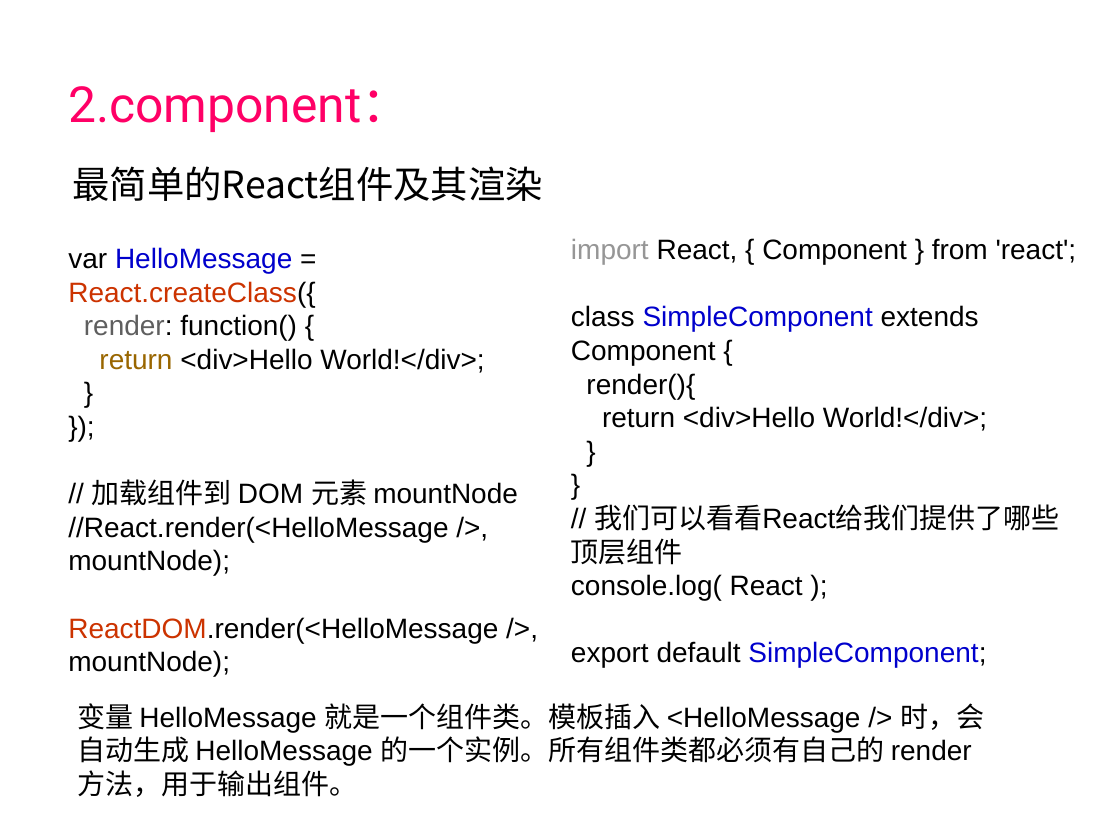
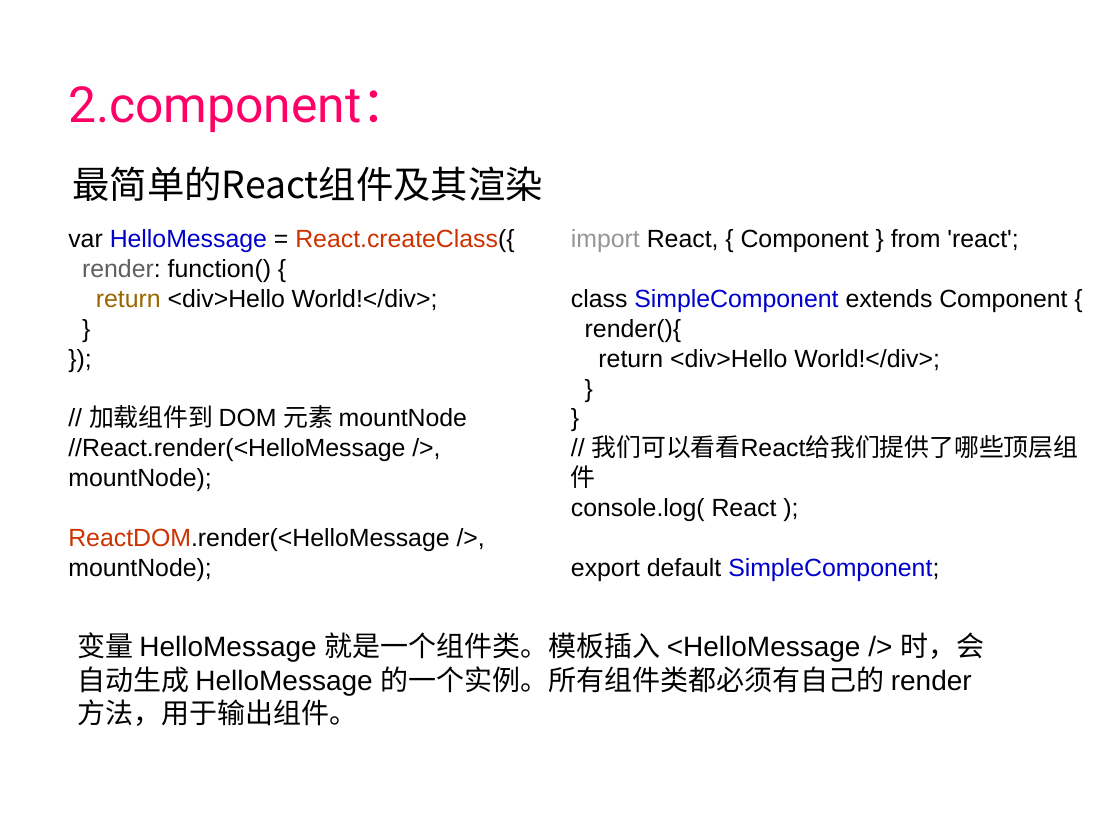
Before and after one commit to guanmeiqi/react-basicKnowledges, a slide deck: slide 10 of react.ppt. Drawn at 1120x840 pixels with LibreOffice and Linux fonts; fonts in the diff are those of the drawing; background and template pictures are left out. Boxes give left, top, right and bottom in pixels: in the first picture for what was removed or moved away, otherwise in the second. Text is boxed around its words. In the diff, an @@ line names an element or a change of style, - is before the commit and + after.

```diff
--- a/react.ppt
+++ b/react.ppt
@@ text "var HelloMessage = React.createClass({" at [68,229,514,581]: size 18 to 16 pt @@
@@ text "var HelloMessage = React.createClass({": place and size @@
-text "var HelloMessage = React.createClass({" at [68,247,518,676]
+text "var HelloMessage = React.createClass({" at [68,229,514,581]
@@ text "import React, { Component } ...": place and size @@
-text "import React, { Component } ..." at [571,238,1077,667]
+text "import React, { Component } ..." at [571,229,1079,581]
@@ text "import React, { Component } ..." at [571,229,1079,581]: size 18 to 16 pt @@
@@ text "变量 HelloMessage 就是一个组件类。模板插入 <HelloMessage /> ...": place and size @@
-text "变量 HelloMessage 就是一个组件类。模板插入 <HelloMessage /> ..." at [77,703,984,797]
+text "变量 HelloMessage 就是一个组件类。模板插入 <HelloMessage /> ..." at [77,632,984,726]
```
Also in this commit, not shown: 19 other slides changed, 2 slides added, 4 slides removed, 38 other files.
